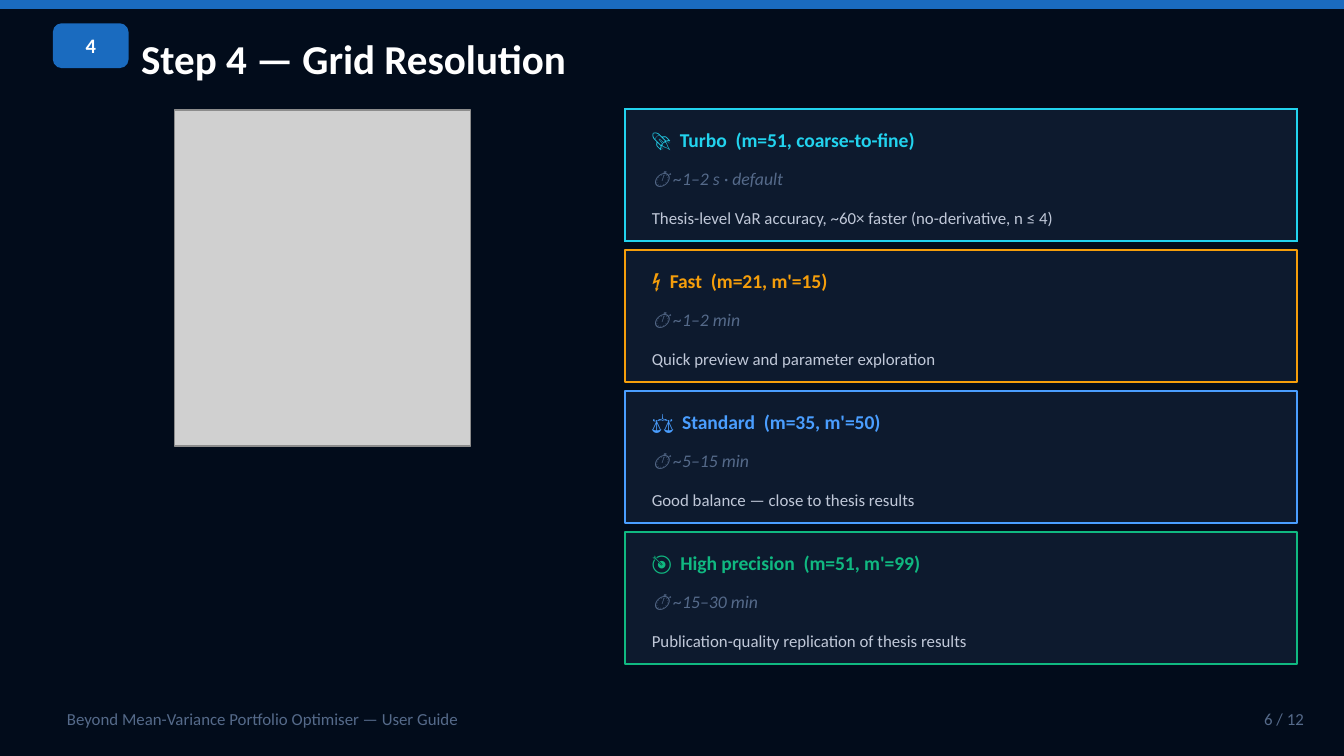
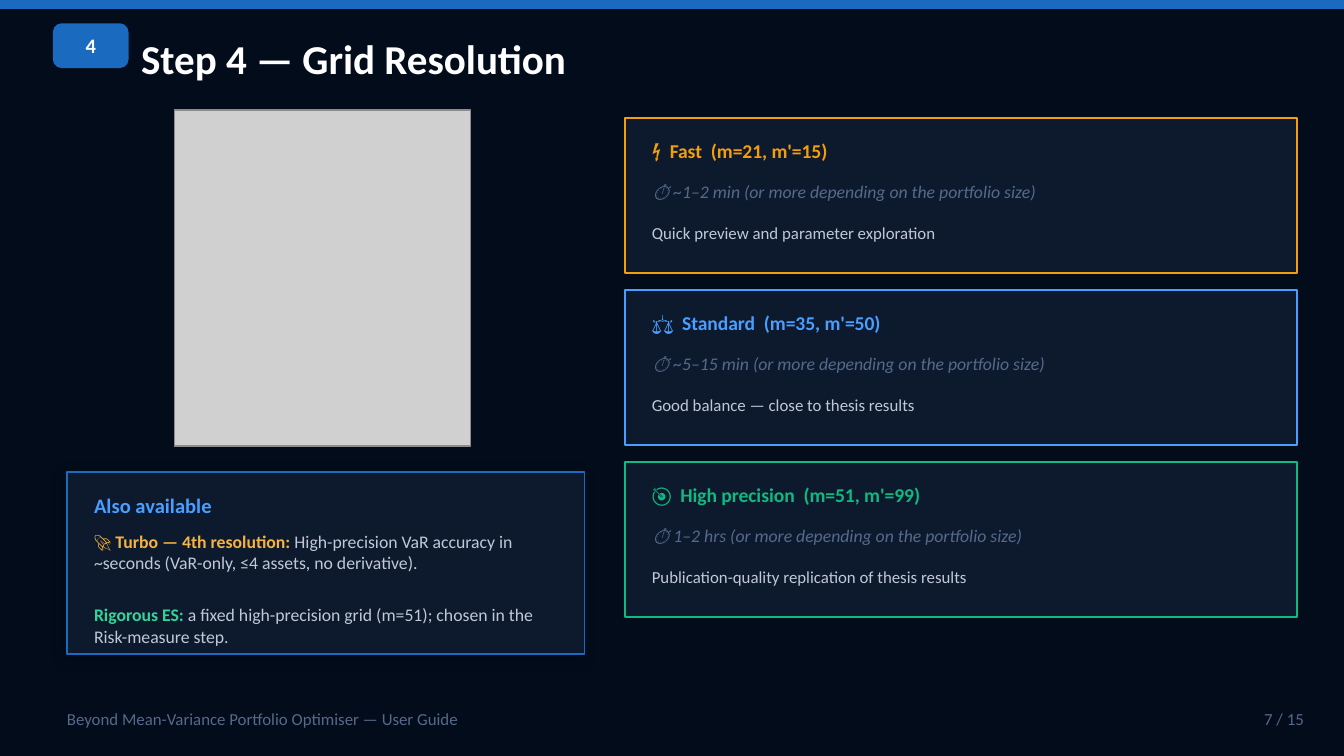
Before and after one commit to SamiJeddou/behavioral-portfolio-optimizer, a slide deck: slide 7 of userguide.pptx (slide 6 before the commit). Drawn at 1344x756 pixels with LibreOffice and Linux fonts; fonts in the diff are those of the drawing; grey boxes stand for pictures. Boxes give left, top, right and bottom in pixels: in the first picture for what was removed or moved away, otherwise in the second. Text is boxed around its words. In the diff, an @@ line names an element or a change of style, - is before the commit and + after.

```diff
--- a/userguide.pptx
+++ b/userguide.pptx
@@ rectangle: place and size @@
-rectangle at (625,250,1297,382)
+rectangle at (625,118,1297,273)
@@ rectangle removed at (625,109,1297,241) @@
@@ text "⚡ Fast (m=21, m'=15)": place and size @@
-text "⚡ Fast (m=21, m'=15)" at (670,273,828,291)
+text "⚡ Fast (m=21, m'=15)" at (670,143,828,161)
@@ text removed at (680,132,914,150) @@
-🚀 Turbo (m=51, coarse-to-fine)
@@ text removed at (673,173,783,187) @@
-⏱ ~1–2 s · default
@@ text at (673,185,1035,201): text changed @@
-⏱ ~1–2 min
+⏱ ~1–2 min (or more depending on the portfolio size)
@@ text "Quick preview and parameter exploration": place and size @@
-text "Quick preview and parameter exploration" at (652,353,935,368)
+text "Quick preview and parameter exploration" at (652,227,935,242)
@@ text removed at (652,212,1053,227) @@
-Thesis-level VaR accuracy, ~60× faster (no-derivative, n ≤ 4)
@@ rectangle: place and size @@
-rectangle at (625,391,1297,523)
+rectangle at (625,290,1297,445)
@@ text "⚖️ Standard (m=35, m'=50)": place and size @@
-text "⚖️ Standard (m=35, m'=50)" at (682,414,881,432)
+text "⚖️ Standard (m=35, m'=50)" at (682,315,881,333)
@@ text at (673,357,1044,373): text changed @@
-⏱ ~5–15 min
+⏱ ~5–15 min (or more depending on the portfolio size)
@@ text "Good balance — close to ...": place and size @@
-text "Good balance — close to ..." at (652,494,914,506)
+text "Good balance — close to ..." at (652,399,914,411)
@@ rectangle added at (67,472,585,655), fill #0D1A2E, outline #1A6BBF 1 pt @@
@@ rectangle: place and size @@
-rectangle at (625,532,1297,664)
+rectangle at (625,462,1297,617)
@@ text "🎯 High precision (m=51, m'=99)": place and size @@
-text "🎯 High precision (m=51, m'=99)" at (680,555,920,574)
+text "🎯 High precision (m=51, m'=99)" at (680,487,920,506)
@@ text added at (94,498,211,513), 11 pt, text #4A9EFF, bold @@
+Also available
@@ text added at (94,535,512,572), 9.5 pt, text #C0C8D8 @@
+🚀 Turbo — 4th resolution: High-precision VaR accuracy in ~seconds (VaR-only, ≤4 assets, no derivative).
@@ text at (673,529,1021,545): text changed @@
-⏱ ~15–30 min
+⏱ 1–2 hrs (or more depending on the portfolio size)
@@ text "Publication-quality replication of thesis results": place and size @@
-text "Publication-quality replication of thesis results" at (652,635,966,650)
+text "Publication-quality replication of thesis results" at (652,571,966,586)
@@ text added at (94,608,533,646), 9.5 pt, text #C0C8D8 @@
+Rigorous ES: a fixed high-precision grid (m=51); chosen in the Risk-measure step.
@@ text at (1264,714,1304,725): text changed @@
-6 / 12
+7 / 15
```
Also in this commit, not shown: 10 other slides changed, 3 slides added, 2 other files.
